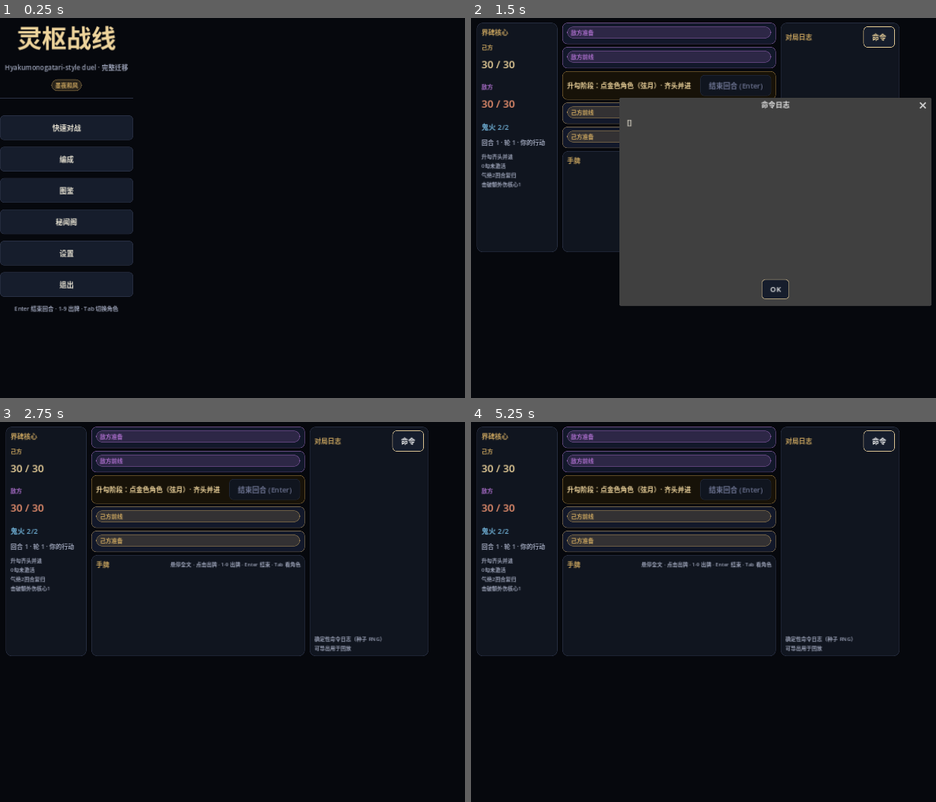
Above: before the commit, frames 1-4 (two rows, left to right).
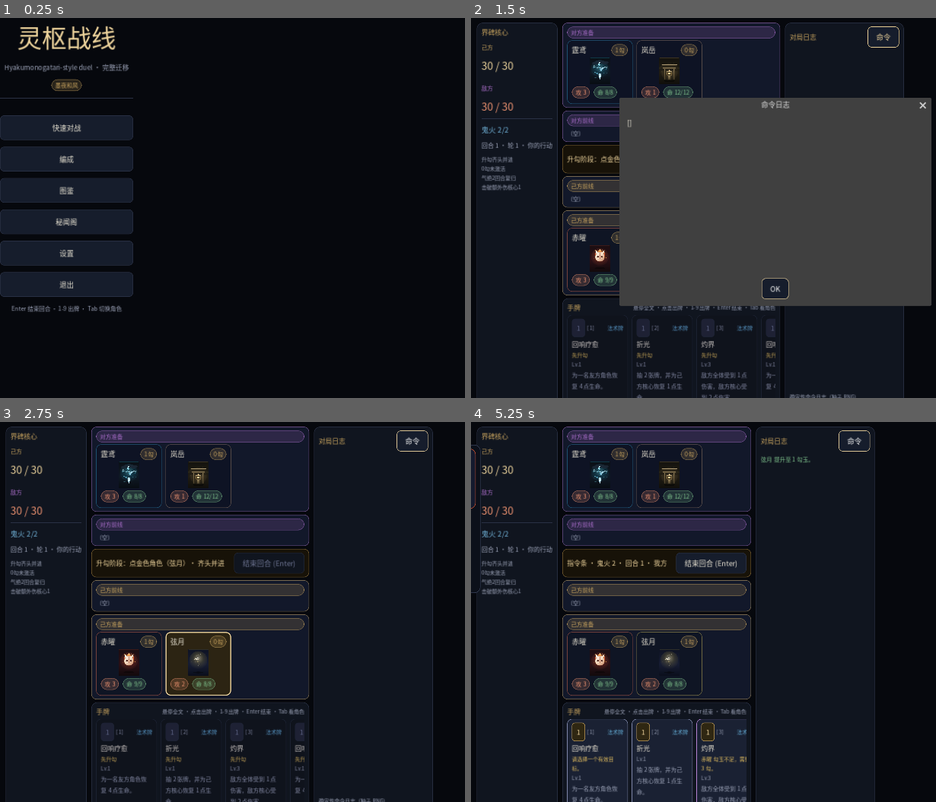
Above: after the commit, the same moments.

Repository: ThySummer14/spirit-duel
Game: Godot game, scene res://scenes/main_menu.tscn
Two runs of this game, one before a commit and one after it. Both use one fixed random seed, a clock stepped at 60 frames per second and the inputs below.
Inputs (mouse positions are in pixels of both pictures, inside the frame that each line leads up to):
- Up to frame 1 (0.25 s): no input
- Up to frame 2 (1.5 s): click "快速对战" at 0.5 s; click "命令" at 1.25 s
- Up to frame 3 (2.75 s): click "OK" at 2 s
- Up to frame 4 (5.25 s): click (601, 475) at 2.77 s; click (670, 475) at 3.52 s; click (601, 665) at 4.27 s; click (670, 665) at 5.02 s

The runs differ from the first frame. In frame 1, 1.5% of the frame differs, in the area x 0-28%, y 2-78%; in frame 2, 12%; in frame 3, 24%; in frame 4, 27%, in the area x 0-93%, y 1-100%.
Error before the commit: Invalid call. Nonexistent function 'raise' in base 'Button'. (res://scripts/ui/ui_widgets.gd:78)

Commit message:
fix(godot): 修复战场空屏与界面布局，截图验收
- make_hand_card 的 raise() 在 4.8 失效导致手牌/单位刷新中断 → move_child
- setup/ready 双端 _refresh，战场单位与手牌正常渲染
- 编成/图鉴筛选条换行不溢出；构筑确认钮启用；结果印章居中
- 主题挂系统中文字体；capture_ui 截图脚本与 output/ui-shots 验收图

Diff:
--- /dev/null
+++ b/godot/scripts/capture_ui.gd
@@ -0,0 +1,100 @@
+extends SceneTree
+## 截图各主界面，便于视觉验收。用法: Godot --path godot --script res://scripts/capture_ui.gd
+
+const ThemeBuilder := preload("res://scripts/ui/theme_builder.gd")
+const MainMenuScreen := preload("res://scripts/ui/main_menu.gd")
+const FormationScreen := preload("res://scripts/ui/formation_screen.gd")
+const CodexScreen := preload("res://scripts/ui/codex_screen.gd")
+const CollectionScreen := preload("res://scripts/ui/collection_screen.gd")
+const DeckBuilderScreen := preload("res://scripts/ui/deck_builder.gd")
+const BattleScreen := preload("res://scripts/ui/battle_screen.gd")
+const ResultScreen := preload("res://scripts/ui/result_screen.gd")
+
+var _root: Control
+var _shot_dir := "user://shots"
+
+
+func _init() -> void:
+	DirAccess.make_dir_recursive_absolute(_shot_dir)
+	DisplayServer.window_set_size(Vector2i(1280, 800))
+	root.size = Vector2i(1280, 800)
+	_root = Control.new()
+	_root.theme = ThemeBuilder.build_theme()
+	_root.set_anchors_preset(Control.PRESET_FULL_RECT)
+	_root.custom_minimum_size = Vector2(1280, 800)
+	root.add_child(_root)
+	_capture_all.call_deferred()
+
+
+func _clear() -> void:
+	for c in _root.get_children():
+		_root.remove_child(c)
+		c.free()
+
+
+func _shot(name: String) -> void:
+	await process_frame
+	await process_frame
+	var img: Image = root.get_viewport().get_texture().get_image()
+	var path := "%s/%s.png" % [_shot_dir, name]
+	img.save_png(path)
+	print("SHOT ", path)
+
+
+func _capture_all() -> void:
+	await process_frame
+	# 1 menu
+	_clear()
+	var menu := MainMenuScreen.new()
+	menu.set_anchors_preset(Control.PRESET_FULL_RECT)
+	_root.add_child(menu)
+	await _shot("01-menu")
+
+	# 2 formation
+	_clear()
+	var form := FormationScreen.new()
+	form.set_anchors_preset(Control.PRESET_FULL_RECT)
+	_root.add_child(form)
+	form.set_preselect(["ember", "basalt", "lumen", "rime"])
+	await _shot("02-formation")
+
+	# 3 deck builder
+	_clear()
+	var deck := DeckBuilderScreen.new()
+	deck.setup("ember")
+	deck.set_anchors_preset(Control.PRESET_FULL_RECT)
+	_root.add_child(deck)
+	await _shot("03-deck")
+
+	# 4 codex
+	_clear()
+	var codex := CodexScreen.new()
+	codex.set_anchors_preset(Control.PRESET_FULL_RECT)
+	_root.add_child(codex)
+	await _shot("04-codex")
+
+	# 5 collection
+	_clear()
+	var col := CollectionScreen.new()
+	col.set_anchors_preset(Control.PRESET_FULL_RECT)
+	_root.add_child(col)
+	await _shot("05-collection")
+
+	# 6 battle
+	_clear()
+	var battle := BattleScreen.new()
+	battle.setup(["ember", "basalt", "lumen", "rime"], ["storm", "kongo", "frostblade", "ink"], 20260922)
+	battle.set_anchors_preset(Control.PRESET_FULL_RECT)
+	_root.add_child(battle)
+	await _shot("06-battle")
+
+	# 7 result
+	_clear()
+	var result := ResultScreen.new()
+	result.setup(true, "种子 20260922 · 回合 12 · 获得 300 御札", [{"c": "play_card", "p": 0}, {"c": "assault", "p": 0}, {"c": "end_turn", "p": 0}])
+	result.set_anchors_preset(Control.PRESET_FULL_RECT)
+	_root.add_child(result)
+	await _shot("07-result")
+
+	print("CAPTURE_DONE")
+	quit(0)
--- /dev/null
+++ b/godot/scripts/debug_battle.gd
@@ -0,0 +1,21 @@
+extends SceneTree
+const BattleScreen := preload("res://scripts/ui/battle_screen.gd")
+const ThemeBuilder := preload("res://scripts/ui/theme_builder.gd")
+
+func _init() -> void:
+	var host := Control.new()
+	host.theme = ThemeBuilder.build_theme()
+	host.custom_minimum_size = Vector2(1280, 800)
+	root.add_child(host)
+	var battle := BattleScreen.new()
+	battle.setup(["ember", "basalt", "lumen", "rime"], ["storm", "kongo", "frostblade", "ink"], 20260922)
+	battle.set_anchors_preset(Control.PRESET_FULL_RECT)
+	host.add_child(battle)
+	await process_frame
+	await process_frame
+	print("BATTLE_DEBUG gs=", battle.gs != null, " ally_reserve_children=", battle._ally_reserve.get_child_count() if battle._ally_reserve else -1)
+	if battle._ally_reserve:
+		for c in battle._ally_reserve.get_children():
+			print("  child ", c.get_class(), " ", c.get_meta("unit_uid", "-"), " size=", c.size, " min=", c.custom_minimum_size)
+	print("HAND ", battle._hand_row.get_child_count() if battle._hand_row else -1)
+	quit(0)
--- a/godot/scripts/ui/battle_screen.gd
+++ b/godot/scripts/ui/battle_screen.gd
@@ -6,7 +6,7 @@
 const GameAI := preload("res://scripts/game_ai.gd")
 const ThemeBuilder := preload("res://scripts/ui/theme_builder.gd")
 const UIWidgets := preload("res://scripts/ui/ui_widgets.gd")
-## 5-row duel board: 敌方准备 / 敌方前线 / 指令条 / 己方前线 / 己方准备 + hand + log
+## 5-row duel board: 对方准备 / 对方前线 / 指令条 / 己方前线 / 己方准备 + hand + log
 
 signal match_over(winner: int, gs: Dictionary)
 
@@ -39,6 +39,9 @@
 	gs.log_emitted.connect(_on_log)
 	gs.state_changed.connect(_refresh)
 	gs.match_finished.connect(_on_finished)
+	# 节点已入树时必须立刻刷一次，否则战场上/手牌空白
+	if is_node_ready():
+		_refresh()
 
 
 func _ready() -> void:
@@ -66,8 +69,8 @@
 	root.add_child(mid)
 
 	# 5 rows + command in middle
-	mid.add_child(_row_panel("敌方准备", ThemeBuilder.FOE))
-	mid.add_child(_row_panel("敌方前线", ThemeBuilder.FOE))
+	mid.add_child(_row_panel("对方准备", ThemeBuilder.FOE))
+	mid.add_child(_row_panel("对方前线", ThemeBuilder.FOE))
 	mid.add_child(_build_command_bar())
 	mid.add_child(_row_panel("己方前线", ThemeBuilder.ALLY))
 	mid.add_child(_row_panel("己方准备", ThemeBuilder.ALLY))
@@ -95,9 +98,9 @@
 	v.add_child(row)
 	# assign by reference via setter object
 	match title:
-		"敌方准备":
+		"对方准备":
 			_enemy_reserve = row
-		"敌方前线":
+		"对方前线":
 			_enemy_front = row
 		"己方前线":
 			_ally_front = row
@@ -234,9 +237,10 @@
 
 func _fill_units(box: HBoxContainer, p_idx: int, front_only: bool) -> void:
 	_clear_box(box)
-	if box == null:
+	if box == null or gs == null:
 		return
 	var p := gs.player(p_idx)
+	var filled := 0
 	for i in p.units.size():
 		var u: Dictionary = p.units[i]
 		var is_front := int(u.get("front", 0)) == 1
@@ -250,6 +254,11 @@
 		if p_idx == AI:
 			panel.self_modulate = Color(0.94, 0.9, 1.0)
 		box.add_child(panel)
+		filled += 1
+	if filled == 0:
+		var empty := ThemeBuilder.dim_label("（空）" if front_only else "—", 12)
+		empty.vertical_alignment = VERTICAL_ALIGNMENT_CENTER
+		box.add_child(empty)
 
 
 func _fill_hand() -> void:
--- a/godot/scripts/ui/codex_screen.gd
+++ b/godot/scripts/ui/codex_screen.gd
@@ -42,8 +42,10 @@
 	back.pressed.connect(func(): back_requested.emit())
 	header.add_child(back)
 
-	var tools := HBoxContainer.new()
-	tools.add_theme_constant_override("separation", 6)
+	var tools := HFlowContainer.new()
+	tools.add_theme_constant_override("h_separation", 6)
+	tools.add_theme_constant_override("v_separation", 6)
+	tools.size_flags_horizontal = Control.SIZE_EXPAND_FILL
 	root.add_child(tools)
 	_search = LineEdit.new()
 	_search.placeholder_text = "搜索式神 / 卡牌…"
--- a/godot/scripts/ui/deck_builder.gd
+++ b/godot/scripts/ui/deck_builder.gd
@@ -16,6 +16,7 @@
 var _pool_box: VBoxContainer
 var _status: Label
 var _list_scroll: ScrollContainer
+var _confirm_btn: Button
 
 
 func setup(unit_id: String) -> void:
@@ -92,14 +93,13 @@
 	var tip := ThemeBuilder.label(ContentLoader.passive_text(unit), 12, ThemeBuilder.TEXT_DIM)
 	tip.autowrap_mode = TextServer.AUTOWRAP_WORD_SMART
 	side_v.add_child(tip)
-	var confirm := ThemeBuilder.rounded_rect_button("确认卡组", Vector2(220, 44))
-	confirm.disabled = true
-	confirm.pressed.connect(func():
+	_confirm_btn = ThemeBuilder.rounded_rect_button("确认卡组", Vector2(220, 44))
+	_confirm_btn.disabled = true
+	_confirm_btn.pressed.connect(func():
 		if _picked.size() == PICK_COUNT:
 			deck_confirmed.emit(_unit_id, _picked.duplicate())
 	)
-	side_v.add_child(confirm)
-	set_meta("confirm_btn", confirm)
+	side_v.add_child(_confirm_btn)
 
 	_rebuild()
 
@@ -169,5 +169,4 @@
 		_pool_box.add_child(row)
 
 	_status.text = "%s · 已选 %d/%d" % [str(unit.get("name", _unit_id)), _picked.size(), PICK_COUNT]
-	var confirm: Button = get_meta("confirm_btn")
-	confirm.disabled = _picked.size() != PICK_COUNT
+	_confirm_btn.disabled = _picked.size() != PICK_COUNT
--- a/godot/scripts/ui/formation_screen.gd
+++ b/godot/scripts/ui/formation_screen.gd
@@ -49,8 +49,10 @@
 	back.pressed.connect(func(): back_requested.emit())
 	header.add_child(back)
 
-	var tools := HBoxContainer.new()
-	tools.add_theme_constant_override("separation", 8)
+	var tools := HFlowContainer.new()
+	tools.add_theme_constant_override("h_separation", 8)
+	tools.add_theme_constant_override("v_separation", 6)
+	tools.size_flags_horizontal = Control.SIZE_EXPAND_FILL
 	root.add_child(tools)
 	_search = LineEdit.new()
 	_search.placeholder_text = "搜索式者 / 定位…"
--- a/godot/scripts/ui/result_screen.gd
+++ b/godot/scripts/ui/result_screen.gd
@@ -34,8 +34,10 @@
 	col.alignment = BoxContainer.ALIGNMENT_CENTER
 	center.add_child(col)
 
+	var stamp_wrap := CenterContainer.new()
 	var stamp := _make_stamp()
-	col.add_child(stamp)
+	stamp_wrap.add_child(stamp)
+	col.add_child(stamp_wrap)
 
 	var title := ThemeBuilder.title_label("胜 利" if _victory else "败 北", 40)
 	title.add_theme_color_override("font_color", ThemeBuilder.GOLD_BRIGHT if _victory else ThemeBuilder.DANGER_SOFT)
@@ -88,24 +90,23 @@
 
 
 func _make_stamp() -> Control:
-	var box := Control.new()
-	box.custom_minimum_size = Vector2(160, 160)
 	var color := ThemeBuilder.DANGER if _victory else ThemeBuilder.FOE
 	var ring := PanelContainer.new()
-	ring.custom_minimum_size = Vector2(150, 150)
-	ring.set_anchors_preset(Control.PRESET_CENTER)
+	ring.custom_minimum_size = Vector2(120, 120)
+	ring.rotation_degrees = -8.0
 	var sb := StyleBoxFlat.new()
 	sb.bg_color = Color(color.r, color.g, color.b, 0.12)
 	sb.border_color = color
 	sb.set_border_width_all(3)
-	sb.set_corner_radius_all(75)
+	sb.set_corner_radius_all(60)
+	sb.content_margin_left = 18
+	sb.content_margin_right = 18
+	sb.content_margin_top = 18
+	sb.content_margin_bottom = 18
 	ring.add_theme_stylebox_override("panel", sb)
-	box.add_child(ring)
-	var l := ThemeBuilder.label("胜" if _victory else "负", 56, color)
+	var center := CenterContainer.new()
+	var l := ThemeBuilder.label("胜" if _victory else "负", 48, color)
 	l.horizontal_alignment = HORIZONTAL_ALIGNMENT_CENTER
-	l.vertical_alignment = VERTICAL_ALIGNMENT_CENTER
-	l.set_anchors_preset(Control.PRESET_FULL_RECT)
-	box.add_child(l)
-	# rotated stamp feel
-	box.rotation_degrees = -8.0
-	return box
+	center.add_child(l)
+	ring.add_child(center)
+	return ring
--- a/godot/scripts/ui/theme_builder.gd
+++ b/godot/scripts/ui/theme_builder.gd
@@ -65,6 +65,12 @@
 static func build_theme() -> Theme:
 	var theme := Theme.new()
 	theme.default_font_size = 15
+	# 系统中文字体，避免默认字体缺字变成方框
+	var sys_font := SystemFont.new()
+	sys_font.font_names = PackedStringArray([
+		"PingFang SC", "Hiragino Sans GB", "Heiti SC", "Microsoft YaHei", "Noto Sans CJK SC", "sans-serif",
+	])
+	theme.default_font = sys_font
 	var normal := button_style(INK_3, RULE, 8)
 	var hover := button_style(INK_4, GOLD, 8)
 	var pressed := button_style(Color("2c2413"), GOLD_DEEP, 8)
@@ -107,11 +113,6 @@
 
 
 static func hline() -> Control:
-	var c := Control.new()
-	c.custom_minimum_size = Vector2(0, 1)
-	var sb := StyleBoxFlat.new()
-	sb.bg_color = RULE
-	c.draw.connect(func(): pass)
 	var p := Panel.new()
 	p.custom_minimum_size = Vector2(0, 1)
 	var s := StyleBoxFlat.new()
--- a/godot/scripts/ui/ui_widgets.gd
+++ b/godot/scripts/ui/ui_widgets.gd
@@ -75,7 +75,8 @@
 	btn.mouse_entered.connect(func(): pc.self_modulate = Color(1.08, 1.06, 1.02))
 	btn.mouse_exited.connect(func(): pc.self_modulate = Color.WHITE)
 	pc.add_child(btn)
-	btn.raise()
+	if btn.get_parent() != null:
+		btn.get_parent().move_child(btn, -1)
 	return pc
 
 
@@ -158,7 +159,8 @@
 		pc.modulate = Color(0.85, 0.85, 0.9)
 	btn.pressed.connect(func(): on_click.call(index if index >= 0 else 0, card))
 	pc.add_child(btn)
-	btn.raise()
+	if btn.get_parent() != null:
+		btn.get_parent().move_child(btn, -1)
 	return pc
 
 
Not shown, added: output/ui-shots/01-menu.png
Not shown, added: output/ui-shots/02-formation.png
Not shown, added: output/ui-shots/03-deck.png
Not shown, added: output/ui-shots/04-codex.png
Not shown, added: output/ui-shots/05-collection.png
Not shown, added: output/ui-shots/06-battle.png
Not shown, added: output/ui-shots/07-result.png
